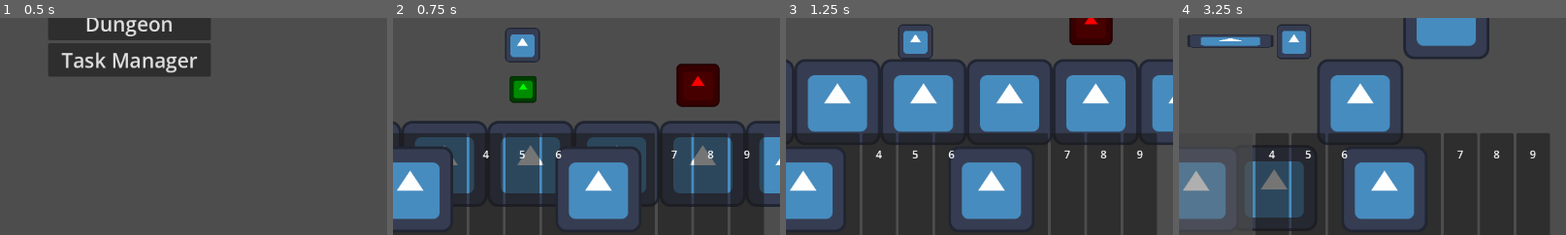
Above: before the commit, frames 1-4 (left to right).
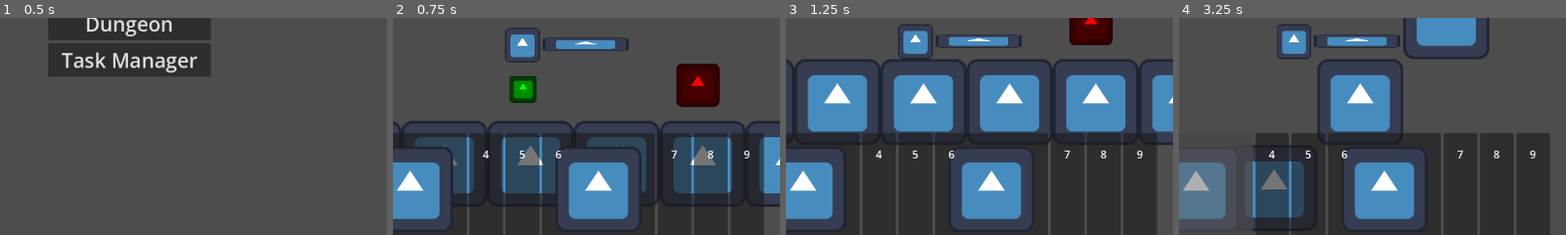
Above: after the commit, the same moments.

Repository: TheHumanMRP/RPG-Life-Tracker
Game: Godot game, scene res://Folders/Systems/Main/Scenes/main_scene.tscn
Same seed, same stepped clock (60 frames per second), same inputs: the game is played once before the commit and once after it. The engine's default icon, where the game draws it, is replaced by a stand-in: a white triangle on a blue panel in a dark square.
Inputs (mouse positions are % of the whole screen's width and height, from its top left):
- Up to frame 1 (0.5 s): no input
- Up to frame 2 (0.75 s): click "Dungeon" at 0.5 s
- Up to frame 3 (1.25 s): no input
- Up to frame 4 (3.25 s): move the mouse to (21, 84) at 1.27 s; hold D (move_right) 1.28-2.78 s; tap E (equip_item) at 1.35, 2.3, 2.85 s; click (21, 84) at 1.42 s; tap Space (jump) at 1.52, 2.27 s; move the mouse to (26, 84) at 2.02 s; tap T (add_test_sword) at 2.1 s; click (26, 84) at 2.17 s; move the mouse to (36, 84) at 2.77 s; hold A (move_left) from 2.78 s (still down); click (36, 84) at 2.92 s
The pictures show only the part of the screen within x 33-83%, y 45-94%; the shares and areas given below are measured in that part.

Frame 1 is identical in both runs. In frame 2, 0.9% of the frame differs, in the area x 38-61%, y 8-16%; in frame 3, 0.9%; in frame 4, 1.9%, in the area x 2-58%, y 7-14%.
Error after the commit: Parse Error: Cannot return value of type "null" because the function return type is "int". (res://Folders/Components/Equipment_Manager/equipment_manager.gd:26)

Commit message:
Auto commit at 2026-08-30 21:01:46

Diff:
--- a/Folders/Components/Equipment_Manager/equipment_manager.gd
+++ b/Folders/Components/Equipment_Manager/equipment_manager.gd
@@ -21,7 +21,7 @@
 func get_item_entry(item_id: int) -> ItemEntry:
 	return AllGlobalItemsManager.get_item_by_id(item_id)
 
-func equip(item_id: int) -> void:
+func equip(item_id: int) -> int:
 	if item_id == Constants.NO_ITEM:
 		return
 
@@ -31,6 +31,8 @@
 
 	match item_type:
 		All_Enums.ITEM_TYPES.Helmet:
+			var previo
+
 			equipped_helmet_item_id = item_id
 			return
 
Not shown, changed: Folders/all-tasks.md
